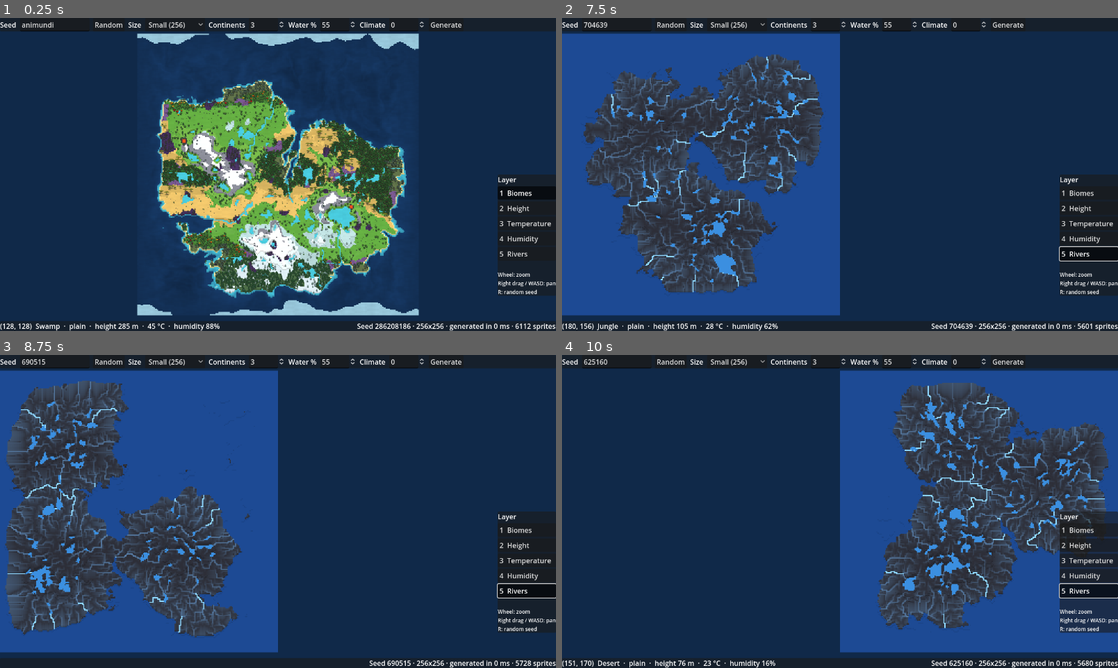
Above: before the commit, frames 1-4 (two rows, left to right).
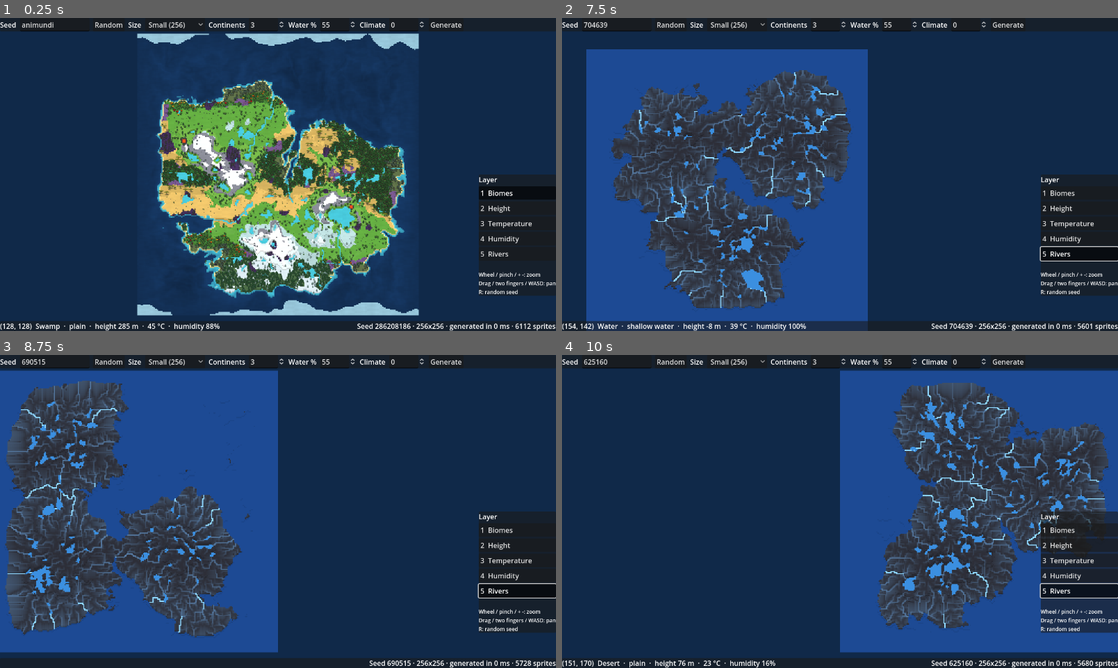
Above: after the commit, the same moments.

Repository: criptore/animundi
Game: Godot game, scene res://scenes/main.tscn
Two runs of this game, one before a commit and one after it. Both use one fixed random seed, a clock stepped at 60 frames per second and the inputs below.
Inputs (mouse positions are in pixels of both pictures, inside the frame that each line leads up to):
- Up to frame 1 (0.25 s): no input
- Up to frame 2 (7.5 s): click "Random" at 0.5 s; click "Small (256)" at 1.25 s; click "Generate" at 2 s; click "1 Biomes" at 2.75 s; click "2 Height" at 3.5 s; click "3 Temperature" at 4.25 s; click "4 Humidity" at 5 s; click "5 Rivers" at 5.75 s; tap Enter at 6.5 s; move the mouse to (962, 158) at 6.52 s; hold D 6.53-7.25 s; tap R at 6.6 s; click (962, 158) at 6.67 s; tap Space at 7.25 s; drag from (728, 190) to (812, 237) at 7.27 s
- Up to frame 3 (8.75 s): tap Enter at 8 s; move the mouse to (333, 442) at 8.02 s; hold D from 8.03 s (still down); tap R at 8.1 s; click (333, 442) at 8.17 s
- Up to frame 4 (10 s): release D at 8.75 s; tap Space at 8.75 s; drag from (812, 574) to (673, 464) at 8.77 s; tap Enter at 9.5 s; move the mouse to (1006, 558) at 9.52 s; hold A from 9.53 s (still down); tap R at 9.6 s; click (1006, 558) at 9.67 s

The runs differ from the first frame. In frame 1, 1.8% of the frame differs, in the area x 86-100%, y 50-89%; in frame 2, 31%, in the area x 0-100%, y 4-100%; in frame 3, 1.9%; in frame 4, 1.8%.

Commit message:
Make the map camera work with a trackpad
- pinch to zoom (magnify gesture), two-finger scroll to pan (pan gesture)
- smooth wheel: fractions of a notch zoom a fraction of a step
- horizontal wheel pans sideways
- click and drag with any button pans, so a trackpad's click-drag works
- + / - keys zoom on the centre of the view
- camera input moved into MapCamera.handle_input, with tests

Co-Authored-By: Claude Opus 5.5 <noreply@anthropic.com>
Claude-Session: https://claude.ai/code/session_01Goyuuk67E4s9WRmQp2FGBR

Diff:
--- a/scripts/main.gd
+++ b/scripts/main.gd
@@ -28,7 +28,6 @@
 var _plants := SpriteBatch.new()
 var _camera := MapCamera.new()
 var _hud := Hud.new()
-var _dragging := false
 
 
 func _ready() -> void:
@@ -62,16 +61,8 @@
 
 
 func _unhandled_input(event: InputEvent) -> void:
-	if event is InputEventMouseButton:
-		var mb := event as InputEventMouseButton
-		if mb.pressed and mb.button_index == MOUSE_BUTTON_WHEEL_UP:
-			_camera.zoom_at(MapCamera.ZOOM_STEP, mb.position)
-		elif mb.pressed and mb.button_index == MOUSE_BUTTON_WHEEL_DOWN:
-			_camera.zoom_at(1.0 / MapCamera.ZOOM_STEP, mb.position)
-		elif mb.button_index == MOUSE_BUTTON_RIGHT or mb.button_index == MOUSE_BUTTON_MIDDLE:
-			_dragging = mb.pressed
-	elif event is InputEventMouseMotion and _dragging:
-		_camera.pan_screen((event as InputEventMouseMotion).relative)
+	if _camera.handle_input(event):
+		get_viewport().set_input_as_handled()
 
 
 func _process(_delta: float) -> void:
--- a/scripts/ui/hud.gd
+++ b/scripts/ui/hud.gd
@@ -91,7 +91,7 @@
 		b.pressed.connect(func(): layer_selected.emit(layer))
 		layers.add_child(b)
 		_layer_buttons[layer] = b
-	var help := _label("\nWheel: zoom\nRight drag / WASD: pan\nR: random seed")
+	var help := _label("\nWheel / pinch / + -: zoom\nDrag / two fingers / WASD: pan\nR: random seed")
 	help.add_theme_font_size_override("font_size", 12)
 	layers.add_child(help)
 
--- a/scripts/ui/map_camera.gd
+++ b/scripts/ui/map_camera.gd
@@ -1,5 +1,6 @@
-## 2D map camera: zooms toward the mouse with the wheel, pans by dragging or with WASD / arrows,
-## and keeps the map in view. Zoom is in screen pixels per world pixel (a tile is
+## 2D map camera: zooms toward the mouse (wheel, trackpad pinch, + / - keys), pans by dragging
+## with any mouse button (so a trackpad's click-and-drag works), with a trackpad's two-finger
+## scroll, a horizontal wheel or WASD / arrows, and keeps the map in view. Zoom is in screen pixels per world pixel (a tile is
 ## WorldMap.TILE world pixels).
 extends Camera2D
 
@@ -7,6 +8,12 @@
 ## Closest zoom: a tile covers TILE * MAX_ZOOM screen pixels.
 const MAX_ZOOM := 12.0
 const PAN_SPEED := 900.0  # screen pixels per second
+## Screen pixels moved per unit of a trackpad two-finger scroll (macOS sends these as gestures).
+const PAN_GESTURE_SPEED := 24.0
+## Screen pixels moved per notch of a horizontal wheel (sideways two-finger scroll elsewhere).
+const WHEEL_PAN := 60.0
+
+var _dragging := false
 
 ## Map size in world pixels, for the zoom-out limit and the panning bounds.
 var bounds := Vector2(2048, 2048)
@@ -24,6 +31,54 @@
 		dir.y += 1
 	if dir != Vector2.ZERO:
 		pan_screen(-dir.normalized() * PAN_SPEED * delta)
+
+
+## Handles the camera's mouse, trackpad and key input. Returns true when the event was used.
+func handle_input(event: InputEvent) -> bool:
+	if event is InputEventMouseButton:
+		var mb := event as InputEventMouseButton
+		# Trackpads send fractions of a notch in `factor` (0 when the platform doesn't say).
+		var notches := mb.factor if mb.factor > 0.0 else 1.0
+		match mb.button_index:
+			MOUSE_BUTTON_WHEEL_UP:
+				if mb.pressed:
+					zoom_at(pow(ZOOM_STEP, notches), mb.position)
+				return true
+			MOUSE_BUTTON_WHEEL_DOWN:
+				if mb.pressed:
+					zoom_at(pow(ZOOM_STEP, -notches), mb.position)
+				return true
+			MOUSE_BUTTON_WHEEL_LEFT:
+				if mb.pressed:
+					pan_screen(Vector2(WHEEL_PAN * notches, 0.0))
+				return true
+			MOUSE_BUTTON_WHEEL_RIGHT:
+				if mb.pressed:
+					pan_screen(Vector2(-WHEEL_PAN * notches, 0.0))
+				return true
+			MOUSE_BUTTON_LEFT, MOUSE_BUTTON_RIGHT, MOUSE_BUTTON_MIDDLE:
+				_dragging = mb.pressed
+				return true
+	elif event is InputEventMouseMotion:
+		if _dragging:
+			pan_screen((event as InputEventMouseMotion).relative)
+			return true
+	elif event is InputEventPanGesture:
+		pan_screen(-(event as InputEventPanGesture).delta * PAN_GESTURE_SPEED)
+		return true
+	elif event is InputEventMagnifyGesture:
+		var g := event as InputEventMagnifyGesture
+		zoom_at(g.factor, g.position)
+		return true
+	elif event is InputEventKey:
+		var key := event as InputEventKey
+		if key.pressed and key.keycode in [KEY_EQUAL, KEY_PLUS, KEY_KP_ADD]:
+			zoom_at(ZOOM_STEP, _view_size() / 2.0)
+			return true
+		if key.pressed and key.keycode in [KEY_MINUS, KEY_KP_SUBTRACT]:
+			zoom_at(1.0 / ZOOM_STEP, _view_size() / 2.0)
+			return true
+	return false
 
 
 ## Smallest zoom: the whole map fits in the view, with a margin.
--- a/tests/test_world.gd
+++ b/tests/test_world.gd
@@ -36,6 +36,7 @@
 	test_levels()
 	test_world_map()
 	test_map_camera()
+	test_trackpad()
 	test_flora()
 	test_sprite_atlas()
 	test_sprite_batch()
@@ -319,3 +320,52 @@
 	check(layer.get_child_count() == 16 and batch.get_child(0).get_child_count() == 16,
 			"one strip of sprites and one of shadows per 16 rows of tiles")
 	batch.free()
+
+
+func test_trackpad() -> void:
+	var cam := MapCamera.new()
+	cam.bounds = Vector2(2048, 2048)
+	cam.look_at_point(Vector2(1024, 1024), 2.0)
+
+	var pinch := InputEventMagnifyGesture.new()
+	pinch.factor = 1.5
+	pinch.position = Vector2(640, 360)
+	check(cam.handle_input(pinch) and is_equal_approx(cam.zoom.x, 3.0), "pinching zooms")
+
+	var start := cam.position
+	var swipe := InputEventPanGesture.new()
+	swipe.delta = Vector2(2, 0)
+	cam.handle_input(swipe)
+	check(cam.position.x > start.x and is_equal_approx(cam.position.y, start.y), "two-finger scroll pans")
+
+	var wheel := InputEventMouseButton.new()
+	wheel.button_index = MOUSE_BUTTON_WHEEL_UP
+	wheel.pressed = true
+	wheel.factor = 0.5
+	wheel.position = Vector2(640, 360)
+	var before := cam.zoom.x
+	cam.handle_input(wheel)
+	check(is_equal_approx(cam.zoom.x, before * pow(MapCamera.ZOOM_STEP, 0.5)), "a fraction of a wheel notch zooms a fraction of a step")
+
+	start = cam.position
+	var press := InputEventMouseButton.new()
+	press.button_index = MOUSE_BUTTON_LEFT
+	press.pressed = true
+	cam.handle_input(press)
+	var move := InputEventMouseMotion.new()
+	move.relative = Vector2(30, 0)
+	cam.handle_input(move)
+	press.pressed = false
+	cam.handle_input(press)
+	check(cam.position.x < start.x, "click and drag pans")
+	start = cam.position
+	cam.handle_input(move)
+	check(cam.position == start, "moving without a button pressed does not pan")
+
+	var plus := InputEventKey.new()
+	plus.keycode = KEY_EQUAL
+	plus.pressed = true
+	before = cam.zoom.x
+	cam.handle_input(plus)
+	check(cam.zoom.x > before, "the + key zooms in")
+	cam.free()
